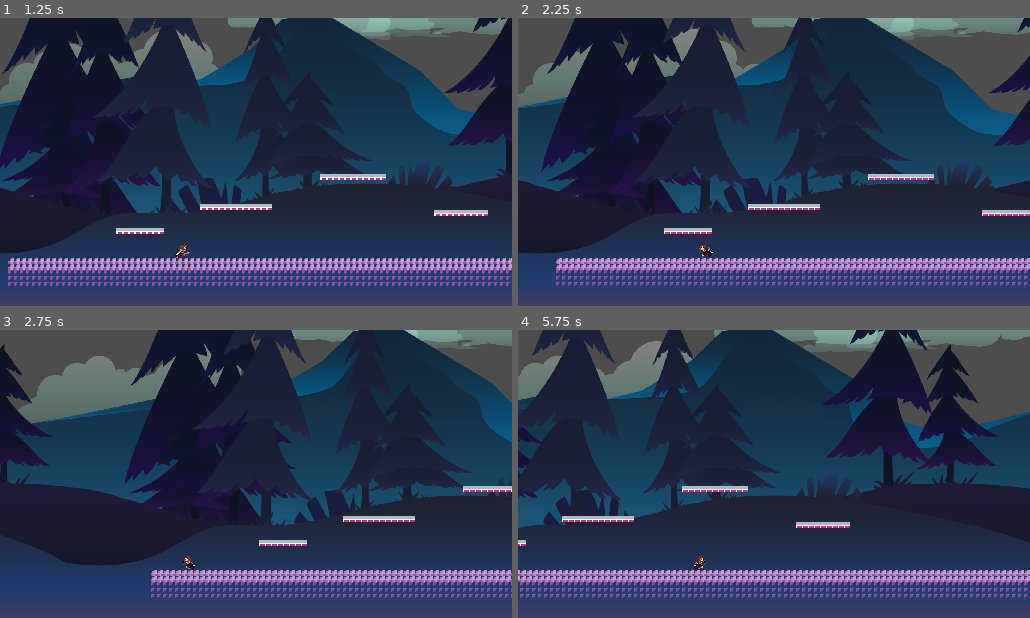
Above: before the commit, frames 1-4 (two rows, left to right).
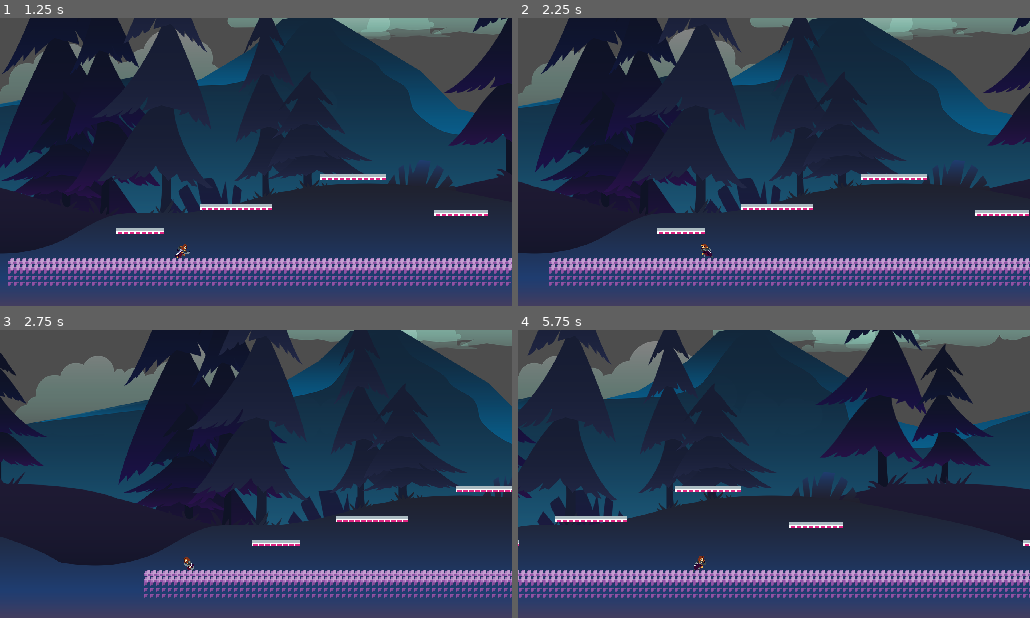
Above: after the commit, the same moments.

Repository: BaoQui/Pablo-s-Adventure
Game: Godot game, scene res://Level2.tscn
Same seed, same stepped clock (60 frames per second), same inputs: the game is played once before the commit and once after it. This scene is started directly instead of the project's main scene.
Inputs (mouse positions are in pixels of both pictures, inside the frame that each line leads up to):
- Up to frame 1 (1.25 s): tap Enter (ui_accept) at 0.5, 0.77 s; move the mouse to (368, 147) at 0.52 s; hold Right (ui_right) from 0.53 s (still down); tap I at 0.6 s; click (368, 147) at 0.67 s
- Up to frame 2 (2.25 s): release Right (ui_right) at 1.25 s; drag from (671, 176) to (707, 248) at 1.27 s; move the mouse to (825, 98) at 2.02 s; hold Left (ui_left) from 2.03 s (still down); tap I at 2.1 s
- Up to frame 3 (2.75 s): keep holding Left (ui_left)
- Up to frame 4 (5.75 s): release Left (ui_left) at 2.75 s; drag from (748, 531) to (620, 430) at 2.77 s; tap Enter (ui_accept) at 3.5, 3.77 s; move the mouse to (927, 517) at 3.52 s; hold Right (ui_right) 3.53-4.25 s; tap I at 3.6, 5.1 s; drag from (620, 430) to (707, 560) at 4.27 s; move the mouse to (799, 474) at 5.02 s; hold Right (ui_right) from 5.03 s (still down); click (799, 474) at 5.17 s

Frame 1 is identical in both runs. In frame 2, 8.5% of the frame differs, in the area x 0-100%, y 0-94%; in frame 3, 8.3%; in frame 4, 9.5%.

Commit message:
Update Level2.tscn

Diff:
--- a/Level2.tscn
+++ b/Level2.tscn
@@ -197,7 +197,7 @@
 distance = -683.002
 
 [sub_resource type="RectangleShape2D" id="RectangleShape2D_msd0y"]
-size = Vector2(15.3849, 419.81)
+size = Vector2(34.0525, 1347.57)
 
 [sub_resource type="TileSetAtlasSource" id="TileSetAtlasSource_ae8kp"]
 texture = ExtResource("41_gme1u")
@@ -1052,11 +1052,11 @@
 
 [node name="Left_wall" type="CollisionShape2D" parent="Floor"]
 modulate = Color(0.666667, 0.145098, 0.462745, 1)
-position = Vector2(-246.04, 318.917)
+position = Vector2(-254.449, 101.533)
 shape = SubResource("RectangleShape2D_msd0y")
 
 [node name="Right_Wall" type="CollisionShape2D" parent="Floor"]
-position = Vector2(2551.79, 331.469)
+position = Vector2(2550.87, 84.9748)
 shape = SubResource("RectangleShape2D_msd0y")
 
 [node name="ParallaxBackground" type="ParallaxBackground" parent="."]
